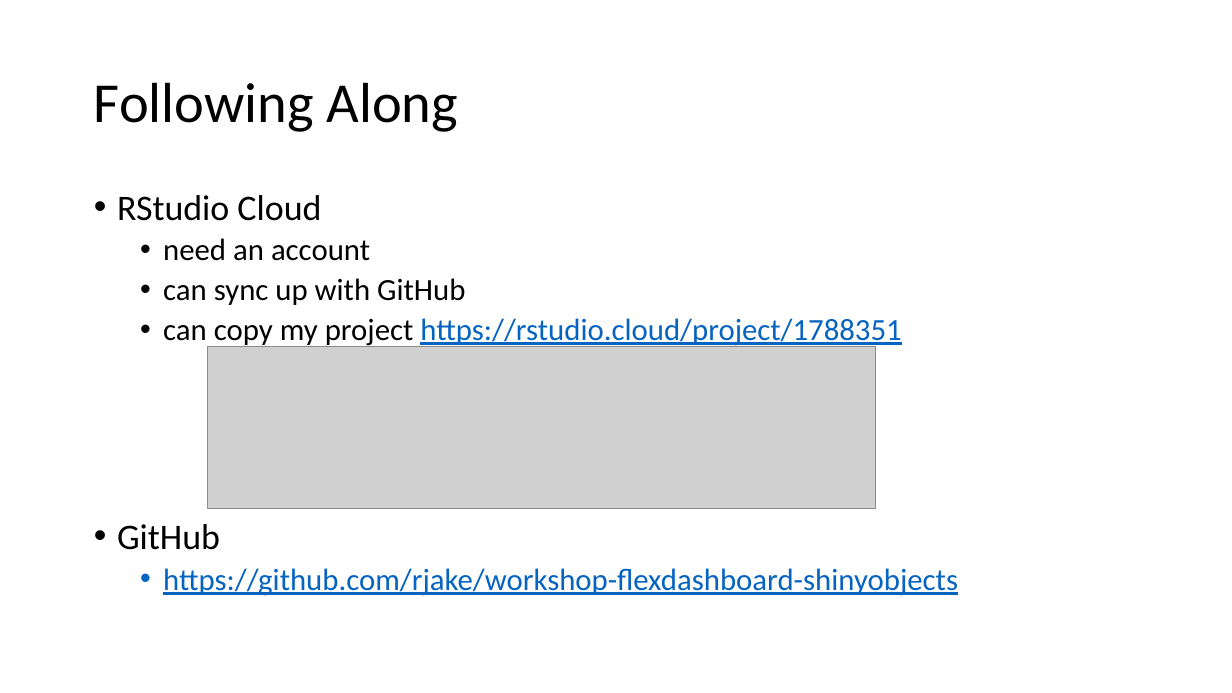
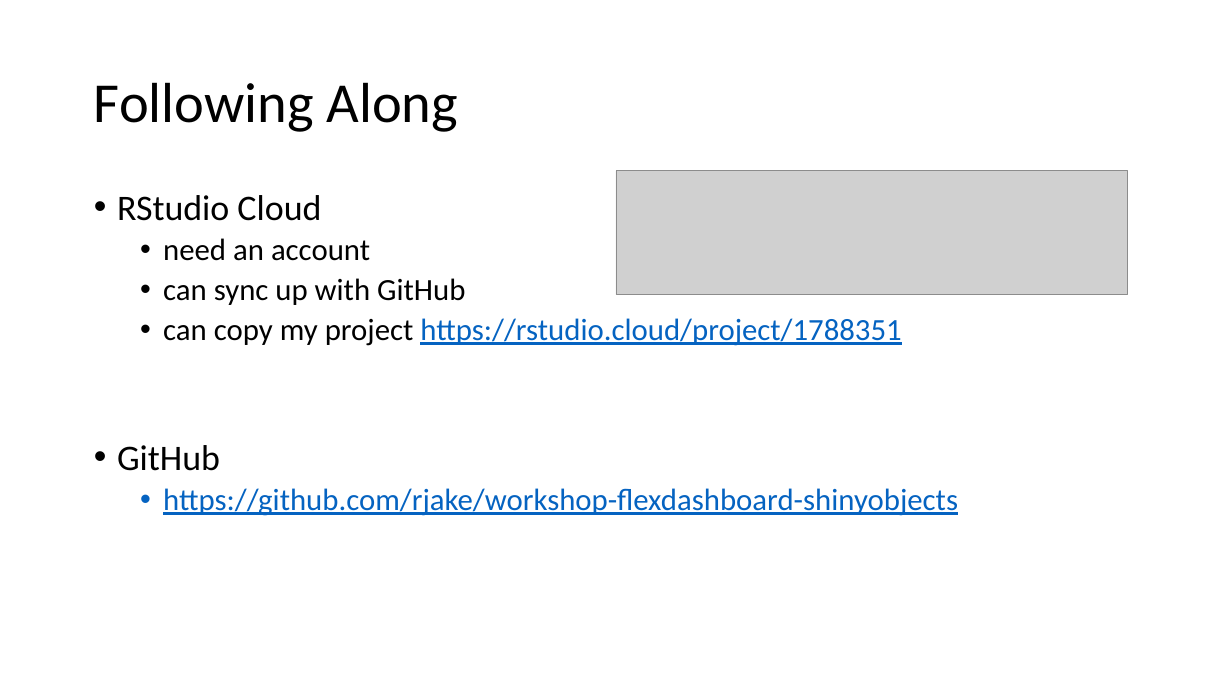
Before and after one commit to rjake/workshop-flexdashboard-shinyobjects, a slide deck: slide 3 of presentation/presentation.pptx. Drawn at 1232x693 pixels with LibreOffice and Linux fonts; fonts in the diff are those of the drawing; grey boxes stand for pictures. Boxes give left, top, right and bottom in pixels: in the first picture for what was removed or moved away, otherwise in the second. Text is boxed around its words. In the diff, an @@ line names an element or a change of style, - is before the commit and + after.

```diff
--- a/presentation/presentation.pptx
+++ b/presentation/presentation.pptx
@@ picture: place and size @@
-picture at [207,347,875,508]
+picture at [616,171,1128,295]
@@ text "RStudio Cloud" rewrapped from [117,195,958,596] to [117,195,958,516] @@
```
Also in this commit, not shown: 4 other slides changed, 1 slide added, 1 other file.
